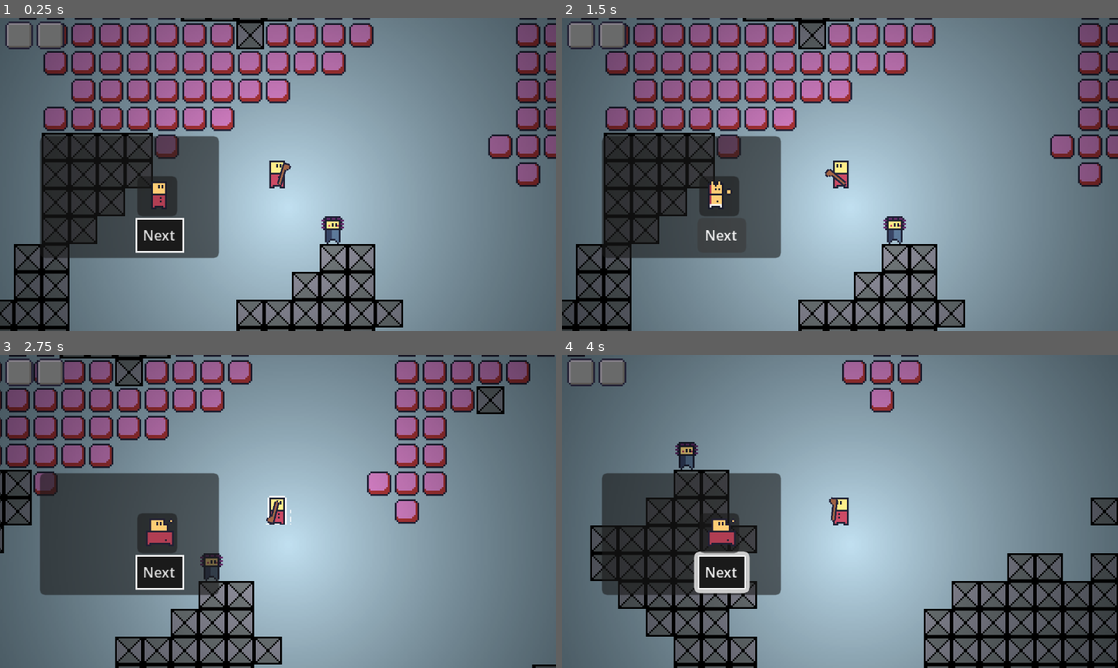
Above: before the commit, frames 1-4 (two rows, left to right).
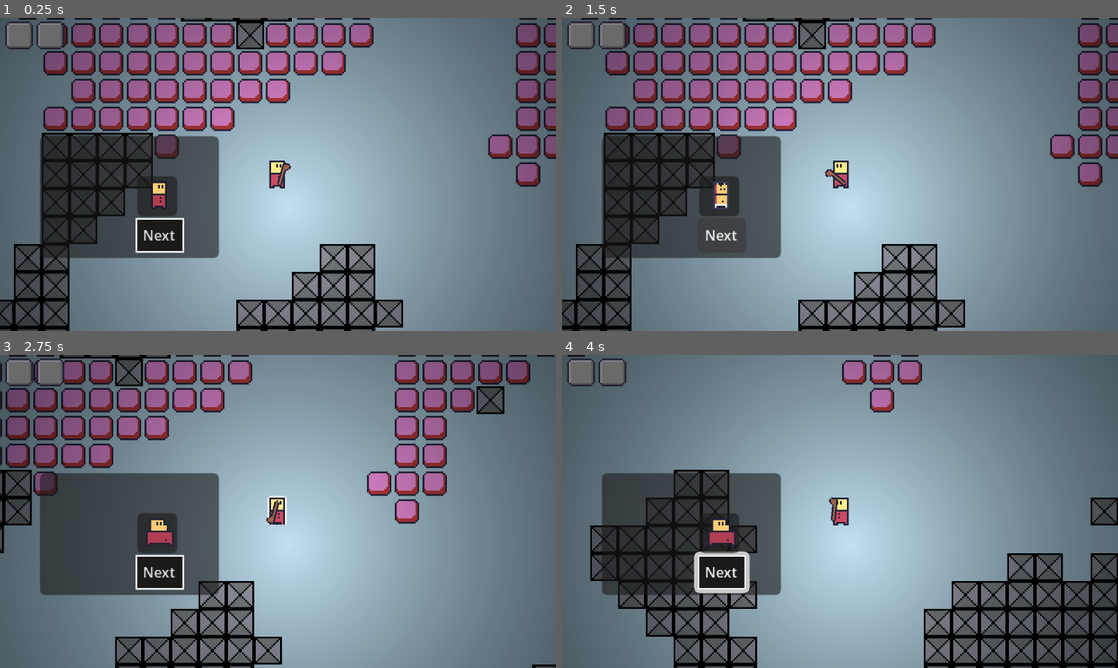
Above: after the commit, the same moments.

Repository: paulopieczarka/gwj94
Game: Godot game, scene res://main.tscn
Two runs of this game, one before a commit and one after it. Both use one fixed random seed, a clock stepped at 60 frames per second and the inputs below.
Inputs (mouse positions are in pixels of both pictures, inside the frame that each line leads up to):
- Up to frame 1 (0.25 s): no input
- Up to frame 2 (1.5 s): click "Next" at 0.5 s; click "Next" at 1.25 s
- Up to frame 3 (2.75 s): tap Enter at 2 s; move the mouse to (278, 511) at 2.02 s; hold D (ui_right) from 2.03 s (still down); click (278, 511) at 2.1 s
- Up to frame 4 (4 s): move the mouse to (578, 373) at 2.77 s; release D (ui_right) at 2.78 s; hold S (ui_down) 2.78-3.53 s; click (578, 373) at 2.85 s; move the mouse to (600, 373) at 3.52 s; hold D (ui_right) from 3.53 s (still down); tap 1 (slot_1) at 3.6 s; click (600, 373) at 3.8 s

The runs differ from the first frame. In frame 1, 0.3% of the frame differs, in the area x 57-62%, y 63-73%; in frame 2, 0.5%, in the area x 26-62%, y 52-73%; in frame 3, 0.3%; in frame 4, 0.3%.

Commit message:
chore: clean up

Diff:
--- a/_shaders/highlight.gdshader
+++ b/_shaders/highlight.gdshader
@@ -2,7 +2,7 @@
 
 uniform vec4 color : source_color = vec4(1.0);
 uniform float width : hint_range(0, 10) = 1.0;
-uniform int pattern : hint_range(0, 2) = 0; // diamond, circle, square
+uniform int pattern : hint_range(0, 2) = 2; // diamond, circle, square
 uniform bool inside = false;
 uniform bool add_margins = true; // only useful when inside is false
 
--- a/entities/entity.gd
+++ /dev/null
@@ -1,11 +0,0 @@
-extends Node
-
-
-# Called when the node enters the scene tree for the first time.
-func _ready() -> void:
-	pass # Replace with function body.
-
-
-# Called every frame. 'delta' is the elapsed time since the previous frame.
-func _process(delta: float) -> void:
-	pass
--- a/entities/entity.tscn
+++ /dev/null
@@ -1,40 +0,0 @@
-[gd_scene format=3 uid="uid://dtcddfbpserq"]
-
-[ext_resource type="Texture2D" uid="uid://jr2bjkpliauj" path="res://_assets/pack1.png" id="1_jm4vq"]
-[ext_resource type="PackedScene" uid="uid://duqq801siq6s7" path="res://entities/components/interactable_component.tscn" id="2_ep4xq"]
-
-[sub_resource type="RectangleShape2D" id="RectangleShape2D_lpio6"]
-size = Vector2(9, 16)
-
-[sub_resource type="RectangleShape2D" id="RectangleShape2D_uqv5q"]
-size = Vector2(9, 16)
-
-[node name="Entity" type="CharacterBody2D" unique_id=1029041407]
-
-[node name="CollisionShape2D" type="CollisionShape2D" parent="." unique_id=1312152026]
-position = Vector2(-0.5, 0)
-shape = SubResource("RectangleShape2D_lpio6")
-
-[node name="Sprite2D" type="Sprite2D" parent="." unique_id=1588553235]
-texture = ExtResource("1_jm4vq")
-region_enabled = true
-region_rect = Rect2(32, 32, 16, 16)
-
-[node name="InteractableComponent" parent="." unique_id=713084401 node_paths=PackedStringArray("sprite") instance=ExtResource("2_ep4xq")]
-sprite = NodePath("../Sprite2D")
-
-[node name="CollisionShape2D" type="CollisionShape2D" parent="InteractableComponent" unique_id=462213247]
-position = Vector2(-0.5, 0)
-shape = SubResource("RectangleShape2D_uqv5q")
-
-[node name="CanvasLayer" type="CanvasLayer" parent="." unique_id=748352026]
-
-[node name="Label" type="Label" parent="CanvasLayer" unique_id=1087819915]
-offset_left = -5.0
-offset_top = -17.0
-offset_right = 5.0
-offset_bottom = -10.0
-theme_override_colors/font_shadow_color = Color(0, 0, 0, 0.8156863)
-theme_override_colors/font_outline_color = Color(0, 0, 0, 1)
-theme_override_font_sizes/font_size = 4
-text = "Andy"
--- a/entities/machine.gd
+++ /dev/null
@@ -1,19 +0,0 @@
-extends StaticBody2D
-
-class_name Machine
-
-@onready var tile_map_layer := $%TileMapLayer
-
-@onready var label := Label.new()
-
-func _ready() -> void:
-	var shape = RectangleShape2D.new()
-	shape.size = Vector2i(32, 32)
-
-	label.text = "100%"
-	label.position = Vector2(-7, -9)
-	label.add_theme_color_override("font_color", Color.WHITE)
-	label.add_theme_color_override("font_outline_color", Color.BLACK)
-	label.add_theme_constant_override("outline_size", 4)
-	label.add_theme_font_size_override("font_size", 8)
-	add_child(label)
--- a/entities/machine_reactor.gd
+++ /dev/null
@@ -1,86 +0,0 @@
-extends Machine
-
-class_name MachineReactor
-
-var charge := 100.0
-
-func _ready() -> void:
-	$InteractableComponent.interacted.connect(_on_interacted)
-
-func _process(delta: float) -> void:
-	charge = maxf(charge - 60.0 * delta, 0.0)
-
-	if charge <= 0.0:
-		mutate()
-		charge = 100.0
-
-	label.text = str(int(charge)) + "%"
-
-func _on_interacted(actor: Node) -> void:
-	print("Machine used by ", actor)
-	charge += 10
-
-func mutate() -> void:
-	var start_cell: Vector2i = tile_map_layer.local_to_map(
-		tile_map_layer.to_local(global_position)
-	)
-	var walls := get_unstable_cells(start_cell)
-	if walls.size() == 0:
-		return
-
-	var index := randi_range(0, walls.size() - 1)
-	var wall := walls[index]
-
-	for x in range(-1, 2):
-		for y in range(-1, 2):
-			var coors := wall + Vector2i(x, y)
-			var sprite: Vector2i = tile_map_layer.get_cell_atlas_coords(coors)
-
-			if sprite == Vector2i(1, 0):
-				continue
-
-			tile_map_layer.set_cell(
-				coors,
-				0,
-				Vector2i(1, 0)
-			)
-
-
-
-	var pinks: Array[Vector2i] = tile_map_layer.get_used_cells_by_id(0, Vector2i(1, 0))
-	for pink in pinks:
-		var cells: Array[Vector2i] = tile_map_layer.get_surrounding_cells(pink)
-		for cell in cells:
-			if tile_map_layer.get_cell_source_id(cell) == -1:
-				tile_map_layer.set_cell(
-					cell,
-					0,
-					Vector2i(0, 0)
-				)
-
-func get_unstable_cells(start: Vector2i) -> Array[Vector2i]:
-	const TARGET_TILE := Vector2i(0, 0)
-
-	if tile_map_layer.get_cell_atlas_coords(start) != TARGET_TILE:
-		return []
-
-	var unstable_cells: Array[Vector2i] = []
-	var stack: Array[Vector2i] = [start]
-	var visited: Dictionary[Vector2i, bool] = {start: true}
-
-	while not stack.is_empty():
-		var cell: Array[Vector2i] = stack.pop_back()
-		unstable_cells.append(cell)
-
-		for neighbor in tile_map_layer.get_surrounding_cells(cell):
-			if visited.has(neighbor):
-				continue
-
-			visited[neighbor] = true
-
-			if tile_map_layer.get_cell_atlas_coords(neighbor) != TARGET_TILE:
-				continue
-
-			stack.append(neighbor)
-
-	return unstable_cells
--- a/entities/machine_reactor.tscn
+++ /dev/null
@@ -1,26 +0,0 @@
-[gd_scene format=3 uid="uid://ma1gpdyamt82"]
-
-[ext_resource type="Script" uid="uid://cxenwjovpsljs" path="res://entities/machine_reactor.gd" id="1_bex42"]
-[ext_resource type="Texture2D" uid="uid://cvtj6nbiox5ad" path="res://_assets/machine.png" id="1_lwql6"]
-[ext_resource type="PackedScene" uid="uid://duqq801siq6s7" path="res://entities/components/interactable_component.tscn" id="3_nsf4c"]
-
-[sub_resource type="RectangleShape2D" id="RectangleShape2D_bex42"]
-size = Vector2(32, 32)
-
-[sub_resource type="RectangleShape2D" id="RectangleShape2D_ipat1"]
-size = Vector2(32, 32)
-
-[node name="MachineReactor" type="StaticBody2D" unique_id=2061894267]
-script = ExtResource("1_bex42")
-
-[node name="Sprite2D" type="Sprite2D" parent="." unique_id=744756774]
-texture = ExtResource("1_lwql6")
-
-[node name="CollisionShape2D" type="CollisionShape2D" parent="." unique_id=1112915459]
-shape = SubResource("RectangleShape2D_bex42")
-
-[node name="InteractableComponent" parent="." unique_id=713084401 node_paths=PackedStringArray("sprite") instance=ExtResource("3_nsf4c")]
-sprite = NodePath("../Sprite2D")
-
-[node name="CollisionShape2D" type="CollisionShape2D" parent="InteractableComponent" unique_id=843259173]
-shape = SubResource("RectangleShape2D_ipat1")
--- a/entities/machine_switch.gd
+++ /dev/null
@@ -1,19 +0,0 @@
-extends Machine
-
-class_name MachineSwitch
-
-var is_on := true
-
-func _ready() -> void:
-	$InteractableComponent.interacted.connect(_on_interacted)
-
-func _process(delta: float) -> void:
-	label.text = "ON" if is_on else "OFF"
-	label.add_theme_color_override("font_color", Color.GREEN if is_on else Color.RED)
-
-	if randf() < 0.01:
-		is_on = false
-
-func _on_interacted(actor: Node) -> void:
-	print("Machine 2 used by ", actor)
-	is_on = !is_on
--- a/entities/machine_switch.tscn
+++ /dev/null
@@ -1,26 +0,0 @@
-[gd_scene format=3 uid="uid://j650nuc0r7mp"]
-
-[ext_resource type="Script" uid="uid://iw8jbcybr3pl" path="res://entities/machine_switch.gd" id="1_w3c1c"]
-[ext_resource type="Texture2D" uid="uid://cvtj6nbiox5ad" path="res://_assets/machine.png" id="2_hrxo2"]
-[ext_resource type="PackedScene" uid="uid://duqq801siq6s7" path="res://entities/components/interactable_component.tscn" id="3_c20pd"]
-
-[sub_resource type="RectangleShape2D" id="RectangleShape2D_bex42"]
-size = Vector2(32, 32)
-
-[sub_resource type="RectangleShape2D" id="RectangleShape2D_c20pd"]
-size = Vector2(32, 32)
-
-[node name="MachineSwitch" type="StaticBody2D" unique_id=2061894267]
-script = ExtResource("1_w3c1c")
-
-[node name="Sprite2D" type="Sprite2D" parent="." unique_id=744756774]
-texture = ExtResource("2_hrxo2")
-
-[node name="CollisionShape2D" type="CollisionShape2D" parent="." unique_id=1112915459]
-shape = SubResource("RectangleShape2D_bex42")
-
-[node name="InteractableComponent" parent="." unique_id=713084401 node_paths=PackedStringArray("sprite") instance=ExtResource("3_c20pd")]
-sprite = NodePath("../Sprite2D")
-
-[node name="CollisionShape2D" type="CollisionShape2D" parent="InteractableComponent" unique_id=1597851306]
-shape = SubResource("RectangleShape2D_c20pd")
--- a/entities/player.tscn
+++ b/entities/player.tscn
@@ -2,52 +2,15 @@
 
 [ext_resource type="Script" uid="uid://ch06lda55tyyk" path="res://entities/player.gd" id="1_g2els"]
 [ext_resource type="Texture2D" uid="uid://jr2bjkpliauj" path="res://_assets/pack1.png" id="3_k00sm"]
-[ext_resource type="Texture2D" uid="uid://c0vq4rhchcf06" path="res://_assets/intern_walking.png" id="3_qhqgy"]
 [ext_resource type="PackedScene" uid="uid://duqq801siq6s7" path="res://entities/components/interactable_component.tscn" id="5_g8xtg"]
 [ext_resource type="Texture2D" uid="uid://btwar78o73gmm" path="res://_assets/weapons.png" id="5_k00sm"]
 [ext_resource type="AudioStream" uid="uid://blkyumosdnks" path="res://_audios/attack.wav" id="6_k00sm"]
 
-[sub_resource type="AtlasTexture" id="AtlasTexture_dqkch"]
-atlas = ExtResource("3_qhqgy")
-region = Rect2(0, 0, 16, 16)
-
-[sub_resource type="AtlasTexture" id="AtlasTexture_qlg0r"]
-atlas = ExtResource("3_qhqgy")
-region = Rect2(16, 0, 16, 16)
-
-[sub_resource type="AtlasTexture" id="AtlasTexture_tuyoq"]
-atlas = ExtResource("3_qhqgy")
-region = Rect2(32, 0, 16, 16)
-
-[sub_resource type="AtlasTexture" id="AtlasTexture_fjrip"]
-atlas = ExtResource("3_qhqgy")
-region = Rect2(48, 0, 16, 16)
-
-[sub_resource type="SpriteFrames" id="SpriteFrames_smehm"]
-animations = [{
-"frames": [{
-"duration": 1.0,
-"texture": SubResource("AtlasTexture_dqkch")
-}, {
-"duration": 1.0,
-"texture": SubResource("AtlasTexture_qlg0r")
-}, {
-"duration": 1.0,
-"texture": SubResource("AtlasTexture_tuyoq")
-}, {
-"duration": 1.0,
-"texture": SubResource("AtlasTexture_fjrip")
-}],
-"loop": 1,
-"name": &"walking",
-"speed": 12.0
-}]
-
 [sub_resource type="RectangleShape2D" id="RectangleShape2D_g2els"]
-size = Vector2(8, 4)
+size = Vector2(9, 4)
 
 [sub_resource type="RectangleShape2D" id="RectangleShape2D_g8xtg"]
-size = Vector2(16, 16)
+size = Vector2(9, 16)
 
 [sub_resource type="Animation" id="Animation_g8xtg"]
 length = 0.001
@@ -255,24 +218,21 @@
 [node name="Player" type="CharacterBody2D" unique_id=1440142947]
 script = ExtResource("1_g2els")
 
-[node name="AnimatedSprite2D" type="AnimatedSprite2D" parent="." unique_id=618833013]
-visible = false
-sprite_frames = SubResource("SpriteFrames_smehm")
-animation = &"walking"
-
 [node name="Sprite2D" type="Sprite2D" parent="." unique_id=714707870]
 texture = ExtResource("3_k00sm")
 region_enabled = true
 region_rect = Rect2(0, 0, 16, 16)
+region_filter_clip_enabled = true
 
 [node name="CollisionShape2D" type="CollisionShape2D" parent="." unique_id=737654442]
-position = Vector2(0, 6)
+position = Vector2(-0.5, 6)
 shape = SubResource("RectangleShape2D_g2els")
 
 [node name="InteractableComponent" parent="." unique_id=321322412 node_paths=PackedStringArray("sprite") instance=ExtResource("5_g8xtg")]
 sprite = NodePath("../Sprite2D")
 
 [node name="CollisionShape2D" type="CollisionShape2D" parent="InteractableComponent" unique_id=1853782935]
+position = Vector2(-0.5, 0)
 shape = SubResource("RectangleShape2D_g8xtg")
 
 [node name="Hand" type="Node2D" parent="." unique_id=479853967]
--- a/main.tscn
+++ b/main.tscn
@@ -5,7 +5,8 @@
 [ext_resource type="Texture2D" uid="uid://edj8jmat7klk" path="res://_assets/marker.png" id="3_5vw27"]
 [ext_resource type="PackedScene" uid="uid://gbd0stvh6j23" path="res://entities/player.tscn" id="3_272bh"]
 [ext_resource type="PackedScene" uid="uid://bh0r1p6gtyajc" path="res://entities/strange_body.tscn" id="3_kek77"]
-[ext_resource type="PackedScene" uid="uid://dtcddfbpserq" path="res://entities/entity.tscn" id="4_5vw27"]
+[ext_resource type="Texture2D" uid="uid://jr2bjkpliauj" path="res://_assets/pack1.png" id="4_kek77"]
+[ext_resource type="PackedScene" uid="uid://duqq801siq6s7" path="res://entities/components/interactable_component.tscn" id="5_4c57u"]
 [ext_resource type="PackedScene" uid="uid://ri8kxjrbpl1r" path="res://ui/player_selector.tscn" id="5_272bh"]
 [ext_resource type="PackedScene" uid="uid://dsa7aacyba5kp" path="res://ui/hotbar.tscn" id="9_kek77"]
 
@@ -46,6 +47,27 @@
 terrain_set_0/terrain_0/color = Color(0.5, 0.34375, 0.25, 1)
 sources/0 = SubResource("TileSetAtlasSource_0xm2m")
 
+[sub_resource type="RectangleShape2D" id="RectangleShape2D_lpio6"]
+size = Vector2(9, 16)
+
+[sub_resource type="RectangleShape2D" id="RectangleShape2D_uqv5q"]
+size = Vector2(9, 16)
+
+[sub_resource type="PackedScene" id="PackedScene_efxa6"]
+_bundled = {
+"conn_count": 0,
+"conns": PackedInt32Array(),
+"editable_instances": [],
+"id_paths": [],
+"names": PackedStringArray("Entity", "CharacterBody2D", "CollisionShape2D", "position", "shape", "Sprite2D", "texture", "region_enabled", "region_rect", "InteractableComponent", "sprite", "CanvasLayer", "Label", "offset_left", "offset_top", "offset_right", "offset_bottom", "theme_override_colors/font_shadow_color", "theme_override_colors/font_outline_color", "theme_override_font_sizes/font_size", "text"),
+"node_count": 7,
+"node_ids": PackedInt32Array(1029041407, 1312152026, 1588553235, 713084401, 462213247, 748352026, 1087819915),
+"node_paths": [],
+"nodes": PackedInt32Array(-1, -1, 1, 0, -1, 0, 0, 0, 0, 2, 2, -1, 2, 3, 0, 4, 1, 0, 0, 0, 5, 5, -1, 3, 6, 2, 7, 3, 8, 4, 0, 0, 0, 2147483647, 9, 5, 1, 1073741834, 6, 0, 3, 0, 2, 2, -1, 2, 3, 0, 4, 7, 0, 0, 0, 11, 11, -1, 0, 0, 5, 0, 12, 12, -1, 8, 13, 8, 14, 9, 15, 10, 16, 11, 17, 12, 18, 13, 19, 14, 20, 15, 0),
+"variants": [Vector2(-0.5, 0), SubResource("RectangleShape2D_lpio6"), ExtResource("4_kek77"), true, Rect2(32, 32, 16, 16), ExtResource("5_4c57u"), NodePath("../Sprite2D"), SubResource("RectangleShape2D_uqv5q"), -5.0, -17.0, 5.0, -10.0, Color(0, 0, 0, 0.8156863), Color(0, 0, 0, 1), 4, "Andy"],
+"version": 3
+}
+
 [sub_resource type="Gradient" id="Gradient_7mycd"]
 colors = PackedColorArray(1, 1, 1, 1, 0, 0, 0, 0)
 
@@ -66,7 +88,7 @@
 tile_set = SubResource("TileSet_h2yge")
 script = ExtResource("2_272bh")
 strange_body_scene = ExtResource("3_kek77")
-entity_scene = ExtResource("4_5vw27")
+entity_scene = SubResource("PackedScene_efxa6")
 
 [node name="Entities" type="Node2D" parent="." unique_id=1204824162]
 unique_name_in_owner = true
--- a/world/map.gd
+++ b/world/map.gd
@@ -26,9 +26,9 @@
 				continue
 
 			if grid[x][y] == WorldGenerator.Cell.NPC_POINT:
-				var npc := entity_scene.instantiate() as CharacterBody2D
-				npc.global_position = tile_map_layer.to_global(tile_map_layer.map_to_local(tile_pos))
-				$%Entities.add_child(npc)
+				#var npc := entity_scene.instantiate() as CharacterBody2D
+				#npc.global_position = tile_map_layer.to_global(tile_map_layer.map_to_local(tile_pos))
+				#$%Entities.add_child(npc)
 				continue
 
 			if grid[x][y] == WorldGenerator.Cell.RESOURCE:
--- a/world/world_generator.gd
+++ b/world/world_generator.gd
@@ -48,7 +48,7 @@
 	while npc_count < 4:
 		var npc_spawn_point: Vector2i = spawn_region.pick_random()
 		var dist := spawn_point.distance_to(npc_spawn_point)
-		print(npc_spawn_point, dist)
+
 		if dist < 40:
 			grid[npc_spawn_point.y][npc_spawn_point.x] = Cell.NPC_POINT
 			npc_count += 1
Binary file changed: _assets/pack1.aseprite
Binary file changed: _assets/pack1.png
Not shown, removed: entities/entity.gd.uid
Not shown, removed: entities/machine.gd.uid
Not shown, removed: entities/machine_reactor.gd.uid
Not shown, removed: entities/machine_switch.gd.uid
Not shown, changed: .DS_Store
